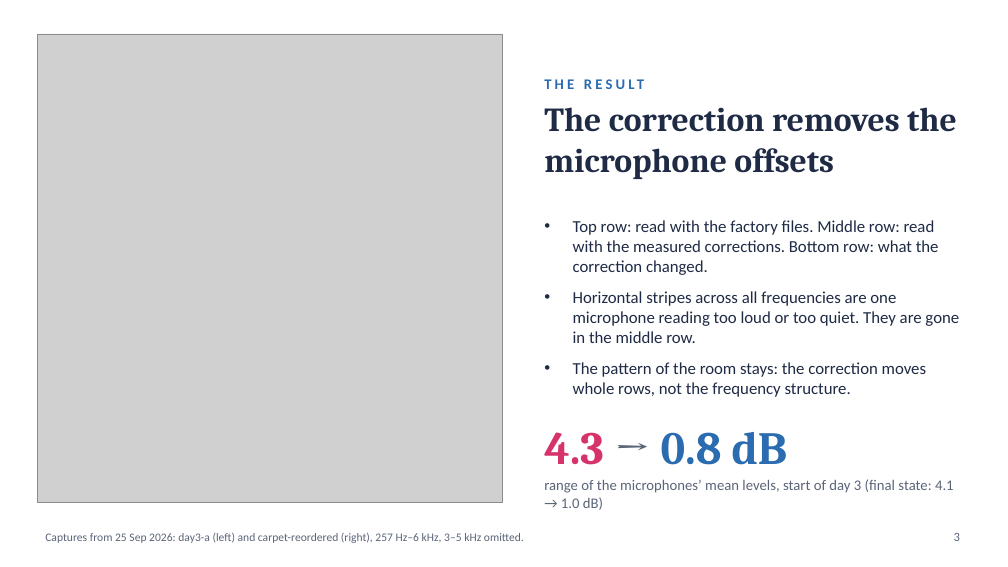
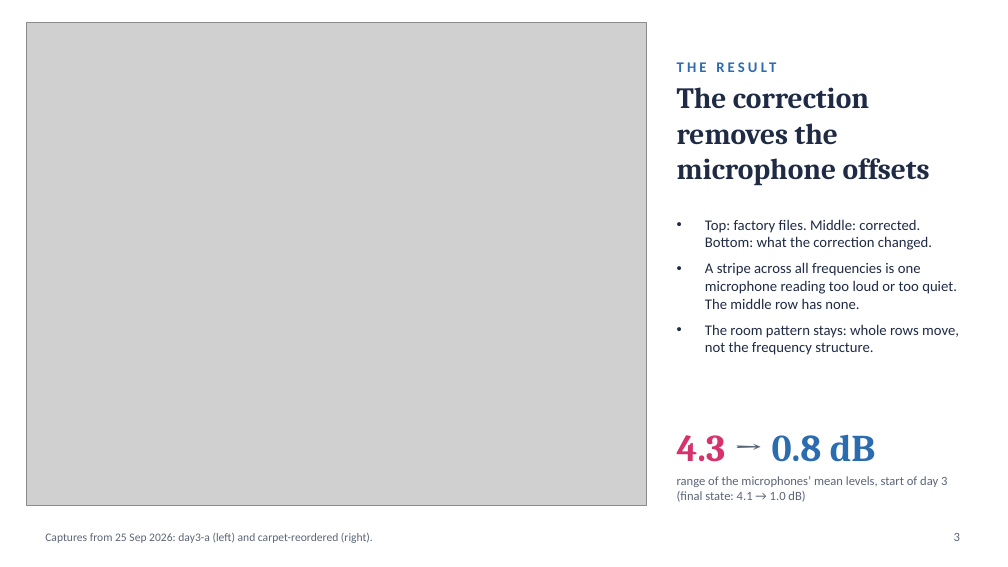
Before and after one commit to asdfgh0318/SoundVisualizer, a slide deck: slide 3 of docs/analysis/chamber-final-2026-10-01/slides/chamber-slides.pptx. Drawn at 1008x567 pixels with LibreOffice and Linux fonts; fonts in the diff are those of the drawing; grey boxes stand for pictures. Boxes give left, top, right and bottom in pixels: in the first picture for what was removed or moved away, otherwise in the second. Text is boxed around its words. In the diff, an @@ line names an element or a change of style, - is before the commit and + after.

```diff
--- a/docs/analysis/chamber-final-2026-10-01/slides/chamber-slides.pptx
+++ b/docs/analysis/chamber-final-2026-10-01/slides/chamber-slides.pptx
@@ picture: place and size @@
-picture at box(38, 34, 503, 503)
+picture at box(26, 23, 647, 505)
@@ text "THE RESULT" rewrapped from box(544, 68, 960, 98) to box(677, 53, 972, 79) @@
@@ text "The correction removes the microphone ...": place and size @@
-text "The correction removes the microphone ..." at box(544, 107, 957, 179)
+text "The correction removes the microphone ..." at box(677, 87, 930, 185)
@@ text "The correction removes the microphone ..." at box(677, 87, 930, 185): size 32 to 28 pt @@
@@ text at box(705, 219, 959, 355): text changed; size 16 to 14 pt @@
-• Top row: read with the factory files. Middle row: read with the measured corrections. Bottom row: what the correction changed.
-• Horizontal stripes across all frequencies are one microphone reading too loud or too quiet. They are gone in the middle row.
-• The pattern of the room stays: the correction moves whole rows, not the frequency structure.
+• Top: factory files. Middle: corrected. Bottom: what the correction changed.
+• A stripe across all frequencies is one microphone reading too loud or too quiet. The middle row has none.
+• The room pattern stays: whole rows move, not the frequency structure.
@@ text "4.3 → 0.8 dB": place and size @@
-text "4.3 → 0.8 dB" at box(544, 432, 788, 465)
+text "4.3 → 0.8 dB" at box(677, 434, 876, 462)
@@ text "4.3 → 0.8 dB" at box(677, 434, 876, 462): size 44 to 36 pt @@
@@ text "range of the microphones’ mean ...": place and size @@
-text "range of the microphones’ mean ..." at box(544, 479, 954, 510)
+text "range of the microphones’ mean ..." at box(677, 476, 947, 502)
@@ text "range of the microphones’ mean ..." at box(677, 476, 947, 502): size 14 to 12 pt @@
@@ text at box(45, 533, 373, 543): text changed @@
-Captures from 25 Sep 2026: day3-a (left) and carpet-reordered (right), 257 Hz–6 kHz, 3–5 kHz omitted.
+Captures from 25 Sep 2026: day3-a (left) and carpet-reordered (right).
```
Also in this commit, not shown: 3 other files.
